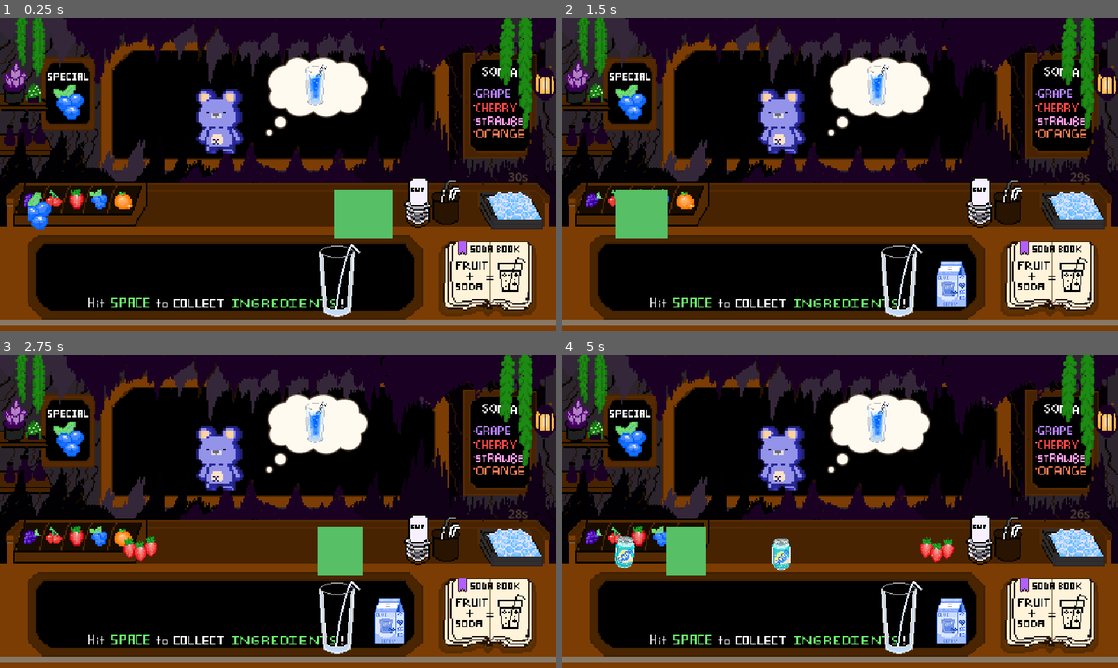
Above: before the commit, frames 1-4 (two rows, left to right).
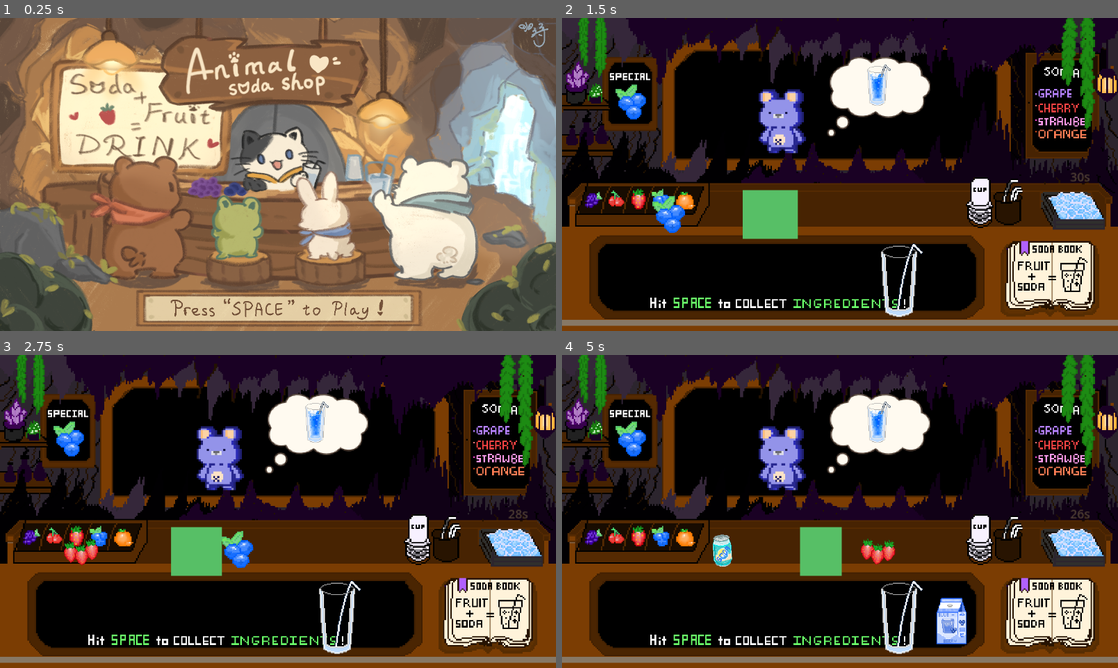
Above: after the commit, the same moments.

Repository: Xunn3714/IMGD2900
Game: Godot game, scene res://scenes/start_screen.tscn
Same seed, same stepped clock (60 frames per second), same inputs: the game is played once before the commit and once after it. Before the commit the project starts from res://scenes/main.tscn. The engine's default icon, where the game draws it, is replaced by a stand-in: a white triangle on a blue panel in a dark square.
Inputs:
- Up to frame 1 (0.25 s): no input
- Up to frame 2 (1.5 s): tap Enter at 0.5 s; hold Space (add_ingredient) 0.53-1.28 s; tap Space (add_ingredient) at 1.35 s
- Up to frame 3 (2.75 s): hold Space (add_ingredient) from 2.03 s (still down); tap Enter at 2.1 s
- Up to frame 4 (5 s): release Space (add_ingredient) at 2.78 s; tap Space (add_ingredient) at 2.85, 4.55 s; hold Space (add_ingredient) 3.53-4.28 s; tap Enter at 4.35 s

The runs differ from the first frame. In frame 1, 100% of the frame differs, in the area x 0-100%, y 0-100%; in frame 2, 9.8%; in frame 3, 10%; in frame 4, 10%.

Commit message:
added starter screen

Diff:
--- a/project.godot
+++ b/project.godot
@@ -11,16 +11,16 @@
 [application]
 
 config/name="IMGD2900"
-run/main_scene="res://scenes/main.tscn"
+run/main_scene="res://scenes/start_screen.tscn"
 config/features=PackedStringArray("4.7", "Forward Plus")
 config/icon="res://icon.svg"
 
 [display]
 
-window/size/viewport_width=640
-window/size/viewport_height=360
-window/size/window_width_override=1920
-window/size/window_height_override=1080
+window/size/viewport_width=1280
+window/size/viewport_height=720
+window/size/window_width_override=1280
+window/size/window_height_override=720
 window/stretch/mode="viewport"
 window/stretch/scale_mode="integer"
 
--- a/scenes/main.tscn
+++ b/scenes/main.tscn
@@ -34,6 +34,7 @@
 anchors_preset = 0
 offset_right = 640.0
 offset_bottom = 360.0
+scale = Vector2(2, 2)
 mouse_filter = 2
 script = ExtResource("1")
 customer_art = ExtResource("2")
--- /dev/null
+++ b/scenes/start_screen.tscn
@@ -0,0 +1,33 @@
+[gd_scene format=3]
+
+[ext_resource type="Script" path="res://scripts/start_screen.gd" id="1_script"]
+[ext_resource type="Texture2D" path="res://art/start_screen/start_screen.png" id="2_background"]
+[ext_resource type="Texture2D" path="res://art/start_screen/press_space_to_start.png" id="3_prompt"]
+
+[node name="StartScreen" type="Control"]
+layout_mode = 3
+anchors_preset = 0
+offset_right = 1280.0
+offset_bottom = 720.0
+mouse_filter = 2
+script = ExtResource("1_script")
+
+[node name="Background" type="TextureRect" parent="."]
+texture_filter = 2
+layout_mode = 0
+offset_right = 1280.0
+offset_bottom = 720.0
+mouse_filter = 2
+texture = ExtResource("2_background")
+expand_mode = 1
+stretch_mode = 6
+
+[node name="PressSpacePrompt" type="TextureRect" parent="."]
+texture_filter = 2
+layout_mode = 0
+offset_right = 1280.0
+offset_bottom = 720.0
+mouse_filter = 2
+texture = ExtResource("3_prompt")
+expand_mode = 1
+stretch_mode = 6
--- /dev/null
+++ b/scripts/start_screen.gd
@@ -0,0 +1,25 @@
+extends Control
+
+const GAME_SCENE_PATH: String = "res://scenes/main.tscn"
+var starting_game: bool = false
+var prompt_tween: Tween
+
+@onready var prompt: TextureRect = $PressSpacePrompt
+
+func _ready() -> void:
+	prompt.modulate.a = 1.0
+	prompt_tween = create_tween().set_loops()
+	prompt_tween.set_trans(Tween.TRANS_SINE)
+	prompt_tween.set_ease(Tween.EASE_IN_OUT)
+	prompt_tween.tween_property(prompt, "modulate:a", 0.0, 0.65)
+	prompt_tween.tween_interval(0.12)
+	prompt_tween.tween_property(prompt, "modulate:a", 1.0, 0.65)
+	prompt_tween.tween_interval(0.12)
+
+func _input(event: InputEvent) -> void:
+	if starting_game or not event.is_action_pressed(&"add_ingredient"):
+		return
+	if event is InputEventKey and event.echo:
+		return
+	starting_game = true
+	get_tree().change_scene_to_file(GAME_SCENE_PATH)
--- /dev/null
+++ b/tests/start_screen_smoke.gd
@@ -0,0 +1,52 @@
+extends SceneTree
+
+var failures: Array[String] = []
+
+func _init() -> void:
+	call_deferred("_run")
+
+func check(condition: bool, message: String) -> void:
+	if not condition:
+		failures.append(message)
+		push_error(message)
+
+func _run() -> void:
+	check(ProjectSettings.get_setting("application/run/main_scene") == "res://scenes/start_screen.tscn", "Start screen is the project entry scene")
+	check(ProjectSettings.get_setting("display/window/size/viewport_width") == 1280, "Project viewport width is 1280")
+	check(ProjectSettings.get_setting("display/window/size/viewport_height") == 720, "Project viewport height is 720")
+	var screen: Control = load("res://scenes/start_screen.tscn").instantiate()
+	root.add_child(screen)
+	await process_frame
+	check(screen.size == Vector2(1280, 720), "Start screen uses the native 1280x720 canvas")
+	check(screen.get_node("Background").size == Vector2(1280, 720), "Start artwork is displayed at native size")
+	check(screen.get_node("Background").texture.resource_path == "res://art/start_screen/start_screen.png", "Start artwork is assigned")
+	check(screen.get_node("PressSpacePrompt").texture.resource_path == "res://art/start_screen/press_space_to_start.png", "Space prompt artwork is assigned")
+	check(screen.prompt_tween != null and screen.prompt_tween.is_valid(), "Space prompt has a looping fade animation")
+	var initial_prompt_alpha: float = screen.get_node("PressSpacePrompt").modulate.a
+	await create_timer(0.2).timeout
+	check(screen.get_node("PressSpacePrompt").modulate.a < initial_prompt_alpha, "Space prompt begins fading slowly")
+	await create_timer(0.5).timeout
+	check(screen.get_node("PressSpacePrompt").modulate.a <= 0.02, "Space prompt completely disappears between fades")
+	await create_timer(0.35).timeout
+	check(screen.get_node("PressSpacePrompt").modulate.a > 0.05, "Space prompt fades back in")
+	var held_space := InputEventKey.new()
+	held_space.physical_keycode = KEY_SPACE
+	held_space.pressed = true
+	held_space.echo = true
+	screen._input(held_space)
+	check(not screen.starting_game, "Held Space does not start the game")
+	var space := InputEventKey.new()
+	space.physical_keycode = KEY_SPACE
+	space.pressed = true
+	screen._input(space)
+	await process_frame
+	await process_frame
+	check(current_scene != null and current_scene.name == "Main", "Space opens the gameplay scene")
+	check(current_scene != null and current_scene.scale == Vector2(2, 2), "Existing 640x360 gameplay fills the 1280x720 viewport")
+	if current_scene != null:
+		current_scene.free()
+	if failures.is_empty():
+		print("START_SCREEN_SMOKE_PASS: artwork, input, and gameplay transition")
+		quit(0)
+	else:
+		quit(1)
Not shown, added: art/background.png.import
Binary file added: art/start_screen/press_space_to_start.png
Not shown, added: art/start_screen/press_space_to_start.png.import
Binary file added: art/start_screen/start_screen.png
Not shown, added: art/start_screen/start_screen.png.import
Not shown, added: audio/correct.wav.import
Not shown, added: audio/wrong.mp3.import
Not shown, added: scripts/start_screen.gd.uid
Not shown, added: tests/start_screen_smoke.gd.uid
